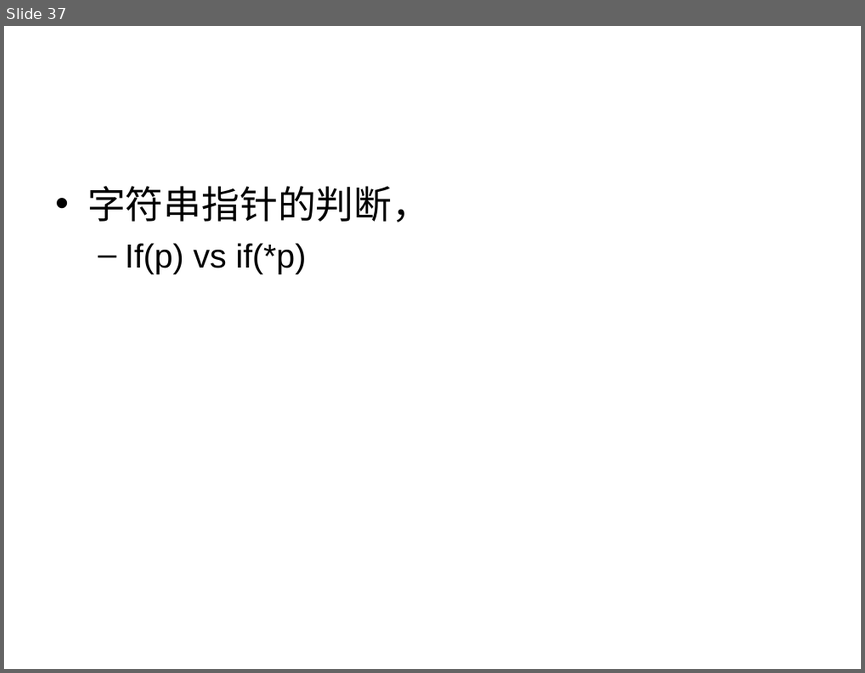
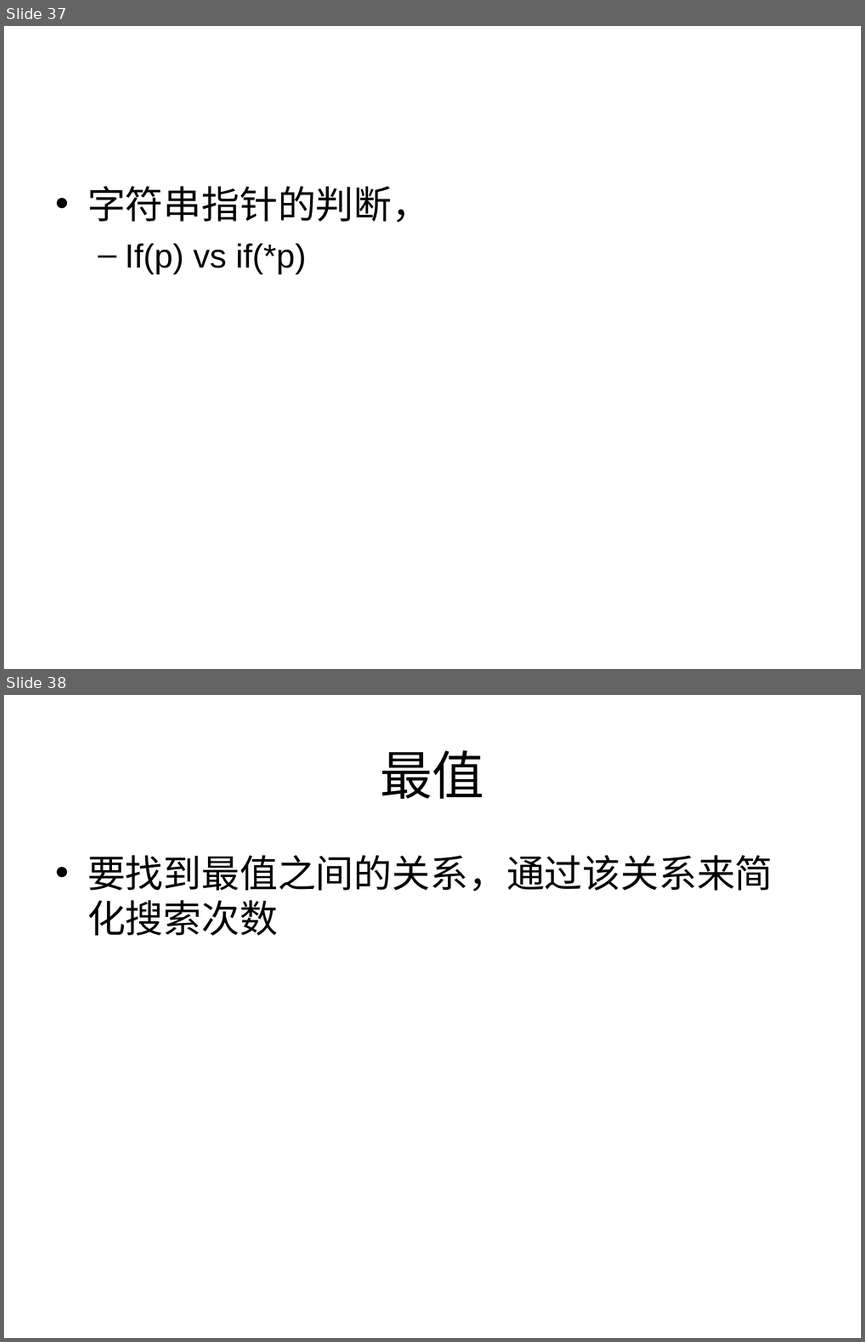
Before and after one commit to houjingbiao/leetcode, a slide deck: solutions/00conclusion.ppt. Shown one above the other, each under a label of ours: slide 37 before the commit, slides 37 and 38 after it. The pictures are 865x673 and 865x1342 pixels, drawn with LibreOffice and Linux fonts; fonts in the diff are those of the drawing. Boxes give left, top, right and bottom in pixels: in the first picture for what was removed or moved away, otherwise in the second. Text is boxed around its words. In the diff, an @@ line names an element or a change of style, - is before the commit and + after.

Commit message:
-update 00conclusion.ppt

```diff
--- a/solutions/00conclusion.ppt
+++ b/solutions/00conclusion.ppt
@@ slide 38 added at (4, 695, 861, 1338), background #FFFFFF @@
@@ title added at (380, 750, 484, 799), 44 pt, text #000000 @@
+最值
@@ text added at (87, 855, 773, 936), 32 pt, text #000000 @@
+• 要找到最值之间的关系，通过该关系来简化搜索次数
```
